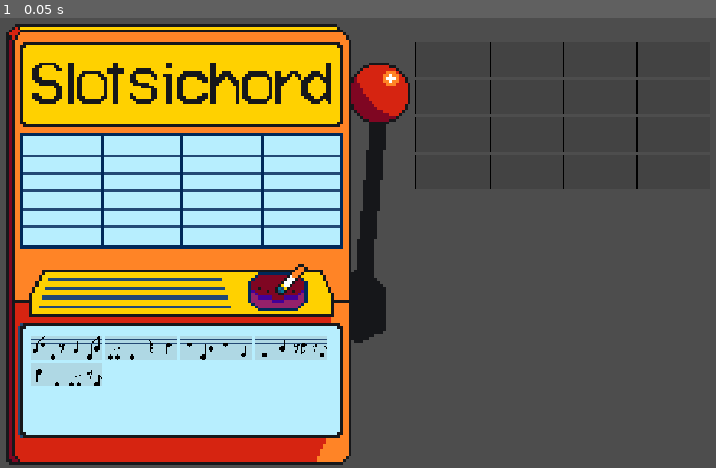
Above: before the commit, frame 1.
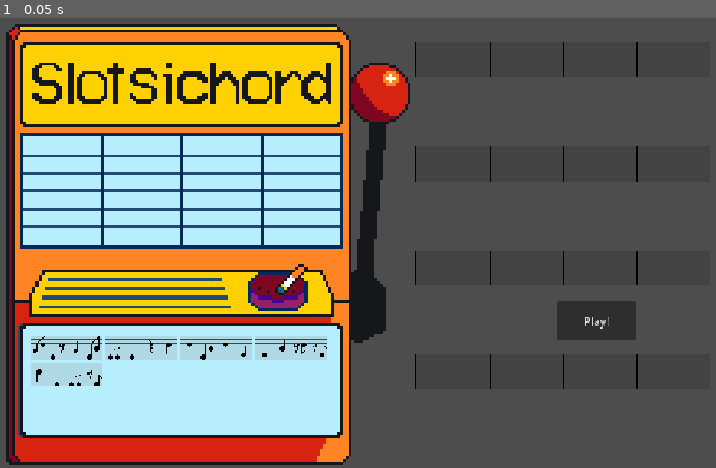
Above: after the commit, the same moment.

Repository: twhassall/slotsichord
Game: Godot game, scene res://scenes/actualScreens/MainScreen.tscn
Same seed, same stepped clock (60 frames per second), same inputs: the game is played once before the commit and once after it.
Inputs:
- Up to frame 1 (0.05 s): no input

The runs differ from the first frame. In frame 1, 1.2% of the frame differs, in the area x 57-90%, y 13-83%.

Commit message:
play button for the arranging area

Diff:
--- a/scenes/subScenes/ArrangementArea.tscn
+++ b/scenes/subScenes/ArrangementArea.tscn
@@ -15,3 +15,15 @@
 layout_mode = 0
 offset_right = 40.0
 offset_bottom = 40.0
+mouse_filter = 2
+theme_override_constants/separation = 100
+
+[node name="Play" type="Button" parent="." unique_id=1416784464]
+layout_mode = 0
+offset_left = 204.0
+offset_top = 373.0
+offset_right = 318.0
+offset_bottom = 429.0
+text = "Play!"
+
+[connection signal="pressed" from="Play" to="." method="_on_play_pressed"]
--- a/scripts/arrangement_area.gd
+++ b/scripts/arrangement_area.gd
@@ -31,3 +31,16 @@
 
 		#add a ref to all the slots so we can play through them all
 		slots.append(line_slots)
+
+func play_all_bars():
+	for line in slots:
+		for bit in  line:
+			var bar = bit.get_bar_data()
+			#we can change this - currently just skips empty bars
+			if bar.is_empty():
+				continue
+			await MusicLibrary.play_bar(bar)
+
+
+func _on_play_pressed():
+	play_all_bars()
--- a/scripts/bar_slot.gd
+++ b/scripts/bar_slot.gd
@@ -5,8 +5,16 @@
 	return true
 	#copy the bar data
 func _drop_data(at_position, data):
-	var barDisplay = load("res://scenes/subScenes/BarDisplay.tscn")
+	var barDisplay = load("res://scenes/subScenes/BarArea.tscn")
 	var thisBar = barDisplay.instantiate()
 	add_child(thisBar)
 	thisBar.set_bar(data)
 	thisBar.set_textures(MusicLibrary.bar_to_sprites(data))
+
+#cant find a way to check if the child is specifically a BarDisplay
+#so just checking for a method we know barDisplay has
+func get_bar_data():
+	for child in get_children():
+		if child.has_method("set_bar"):
+			return child.bar_data
+	return []
--- a/scripts/slot_machine.gd
+++ b/scripts/slot_machine.gd
@@ -66,7 +66,7 @@
 func render_bar(bar):
 	var sprites = MusicLibrary.bar_to_sprites(bar)
 
-	var bar_scene = load("res://scenes/subScenes/BarDisplay.tscn")
+	var bar_scene = load("res://scenes/subScenes/BarArea.tscn")
 	var bar_node = bar_scene.instantiate()
 	barOuputarea.add_child(bar_node)
 	bar_node.set_textures(sprites)
Not shown: 6 places in scenes/subScenes/BarArea.tscn that only renumber resources
